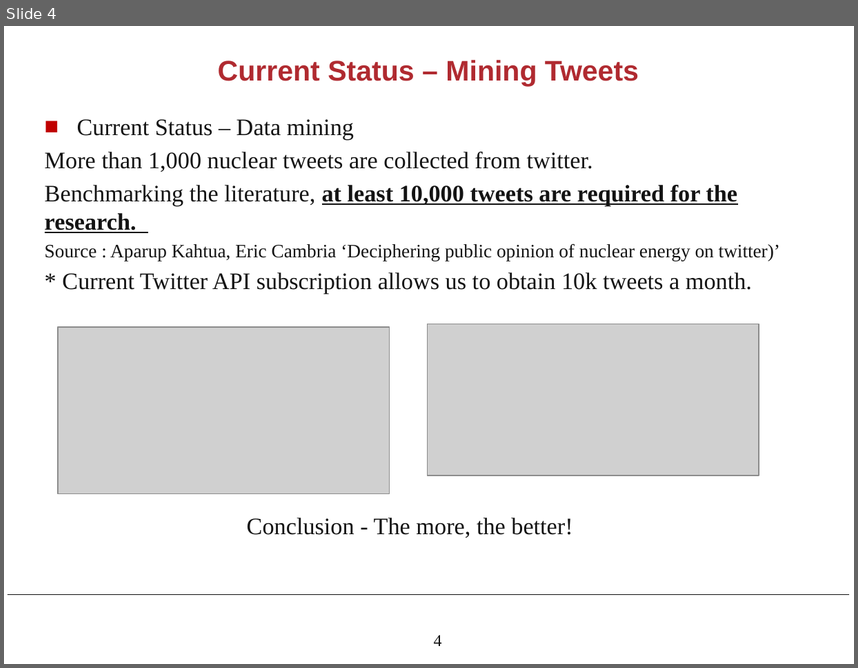
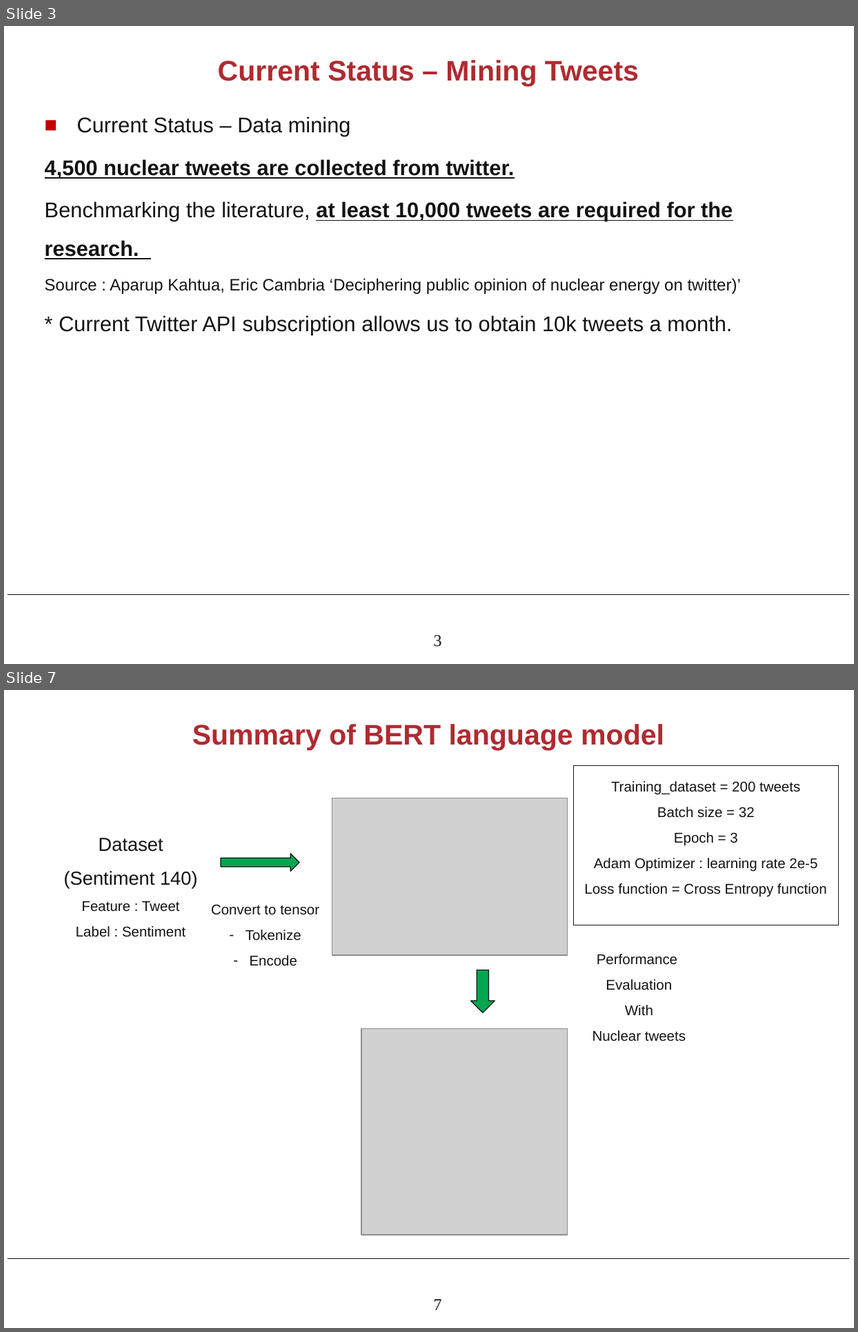
Before and after one commit to army17929/NLP, a slide deck: meeting_slides/week3.pptx. Shown one above the other, each under a label of ours: slide 4 before the commit, slides 3 and 7 after it; the slides between them are not shown. The pictures are 858x668 and 858x1332 pixels, drawn with LibreOffice and Linux fonts; fonts in the diff are those of the drawing; grey boxes stand for pictures; background and template pictures are left out. Boxes give left, top, right and bottom in pixels: in the first picture for what was removed or moved away, otherwise in the second. Text is boxed around its words. In the diff, an @@ line names an element or a change of style, - is before the commit and + after.

```diff
--- a/meeting_slides/week3.pptx
+++ b/meeting_slides/week3.pptx
@@ slide 7 added at (4, 690, 854, 1328), background #FFFFFF; not listed: 2 template elements that a slide beside it also shows @@
@@ title added at (192, 724, 664, 751), 24 pt, text #B02A30, bold @@
+Summary of BERT language model
@@ rectangle added at (573, 766, 839, 925), outline #131313 0.75 pt, 12 pt, text #131313 @@
+Training_dataset = 200 tweets
+Batch size = 32
+Epoch = 3
+Adam Optimizer : learning rate 2e-5
+Loss function = Cross Entropy function
@@ picture added at (332, 798, 568, 955) @@
@@ text added at (64, 838, 198, 937), 12 pt, text #131313 @@
+Dataset
+(Sentiment 140)
+Feature : Tweet
+Label : Sentiment
@@ right arrow added at (221, 854, 300, 871), fill #00A650, outline #131313 0.75 pt @@
@@ text added at (211, 904, 319, 966), 12 pt, text #131313 @@
+Convert to tensor
+– Tokenize
+– Encode
@@ text added at (593, 954, 686, 1041), 12 pt, text #131313 @@
+Performance
+Evaluation
+With
+Nuclear tweets
@@ right arrow added at (470, 969, 495, 1012), fill #00A650, outline #131313 0.75 pt @@
@@ picture added at (361, 1028, 567, 1234) @@
@@ what was slide 4 is now slide 3 @@
@@ slide 3 changed as well @@
@@ text at (45, 116, 741, 335): size 20 to 18 pt in "Current Status – Data mining", "Benchmarking the literature, at least 10,000 tweets ...", "* Current Twitter API subscription allows us ..."; font Times New Roman to Arial in "Current Status – Data mining", "Benchmarking the literature, at least 10,000 tweets ...", "Source : Aparup Kahtua, Eric Cambria ‘Deciphering ...", "* Current Twitter API subscription allows us ..."; size 16 to 14 pt in "Source : Aparup Kahtua, Eric Cambria ‘Deciphering ..."; line spacing 1 to 1.5 @@
@@ text at (45, 159, 514, 178): text changed; size 20 to 18 pt; font Times New Roman to Arial; bold on @@
-More than 1,000 nuclear tweets are collected from twitter.
+4,500 nuclear tweets are collected from twitter.
@@ picture removed at (58, 327, 389, 494) @@
@@ picture removed at (428, 323, 759, 474) @@
@@ text removed at (247, 517, 573, 537) @@
-Conclusion - The more, the better!
@@ page number at (434, 635, 442, 646): text changed @@
-4
+3
```
Also in this commit, not shown: 2 other slides changed, 6 other slides added, 5 slides removed, 15 other files.
